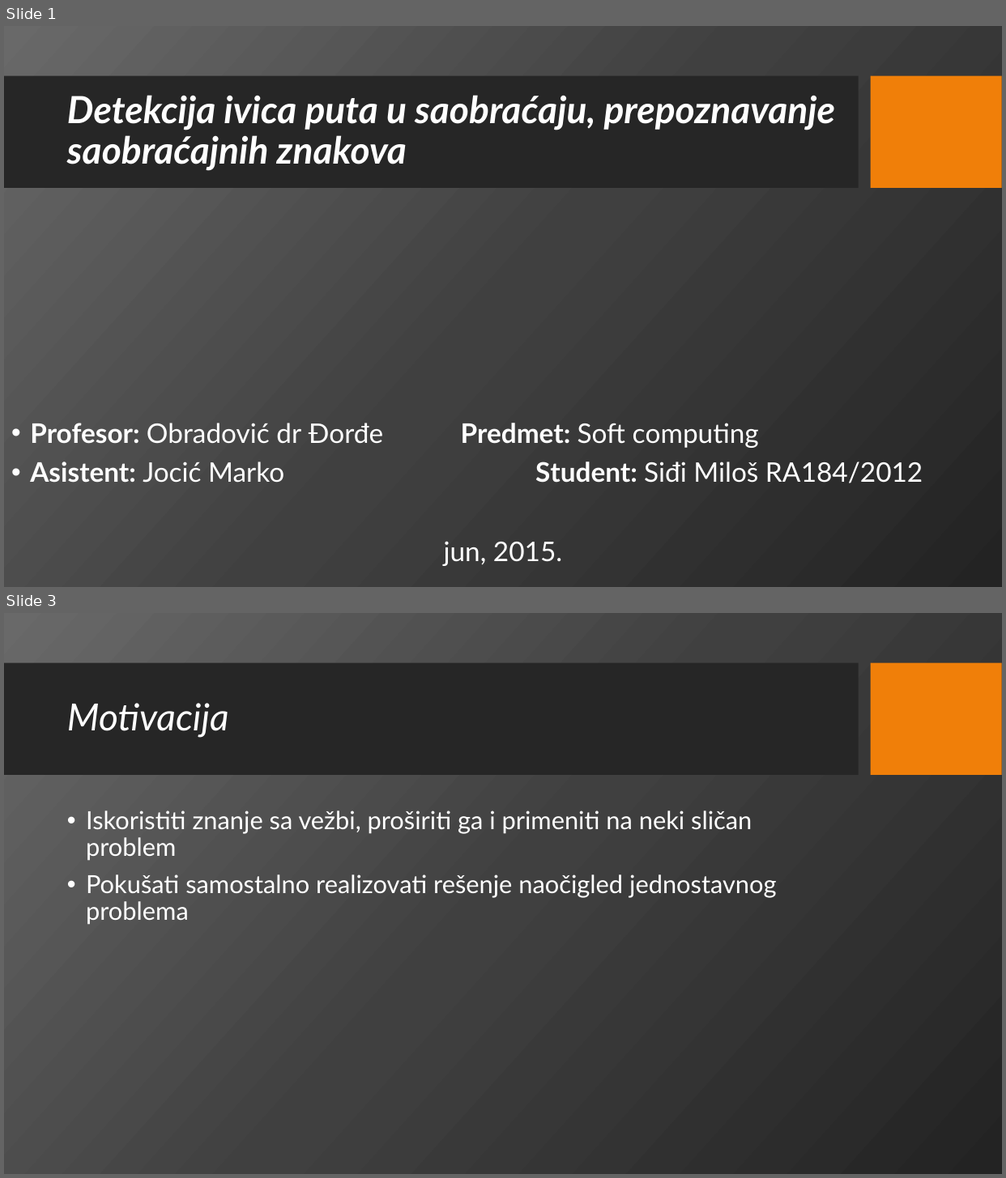
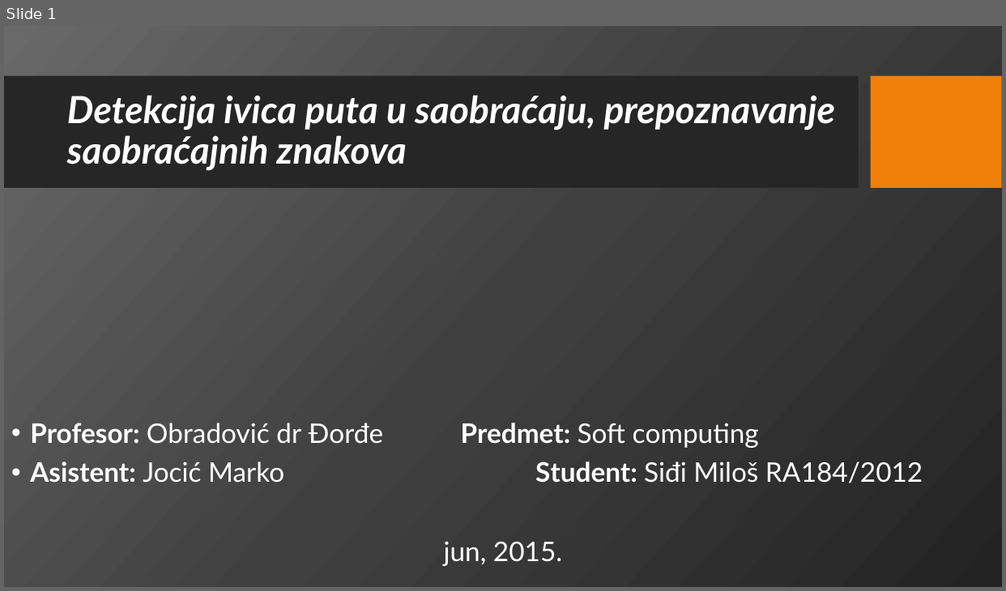
Before and after one commit to msidji/MilosSidji_SoftComputing, a slide deck: Python/Sidji-Prezentacija2.pptx. Shown one above the other, each under a label of ours: slides 1 and 3 before the commit, slide 1 after it; the slides between them are not shown. The pictures are 1006x1178 and 1006x591 pixels, drawn with LibreOffice and Linux fonts; fonts in the diff are those of the drawing; background and template pictures are left out. Boxes give left, top, right and bottom in pixels: in the first picture for what was removed or moved away, otherwise in the second. Text is boxed around its words. In the diff, an @@ line names an element or a change of style, - is before the commit and + after.

```diff
--- a/Python/Sidji-Prezentacija2.pptx
+++ b/Python/Sidji-Prezentacija2.pptx
@@ slide 3 removed at bbox=[4, 613, 1002, 1174], background picture (left out); not listed: 2 template elements that a slide beside it also shows @@
@@ title removed at bbox=[67, 703, 229, 738] @@
-Motivacija
@@ text removed at bbox=[86, 811, 776, 925] @@
-• Iskoristiti znanje sa vežbi, proširiti ga i primeniti na neki sličan problem
-• Pokušati samostalno realizovati rešenje naočigled jednostavnog problema
```
Also in this commit, not shown: 17 slides added, 7 other slides removed, 8 other files.
